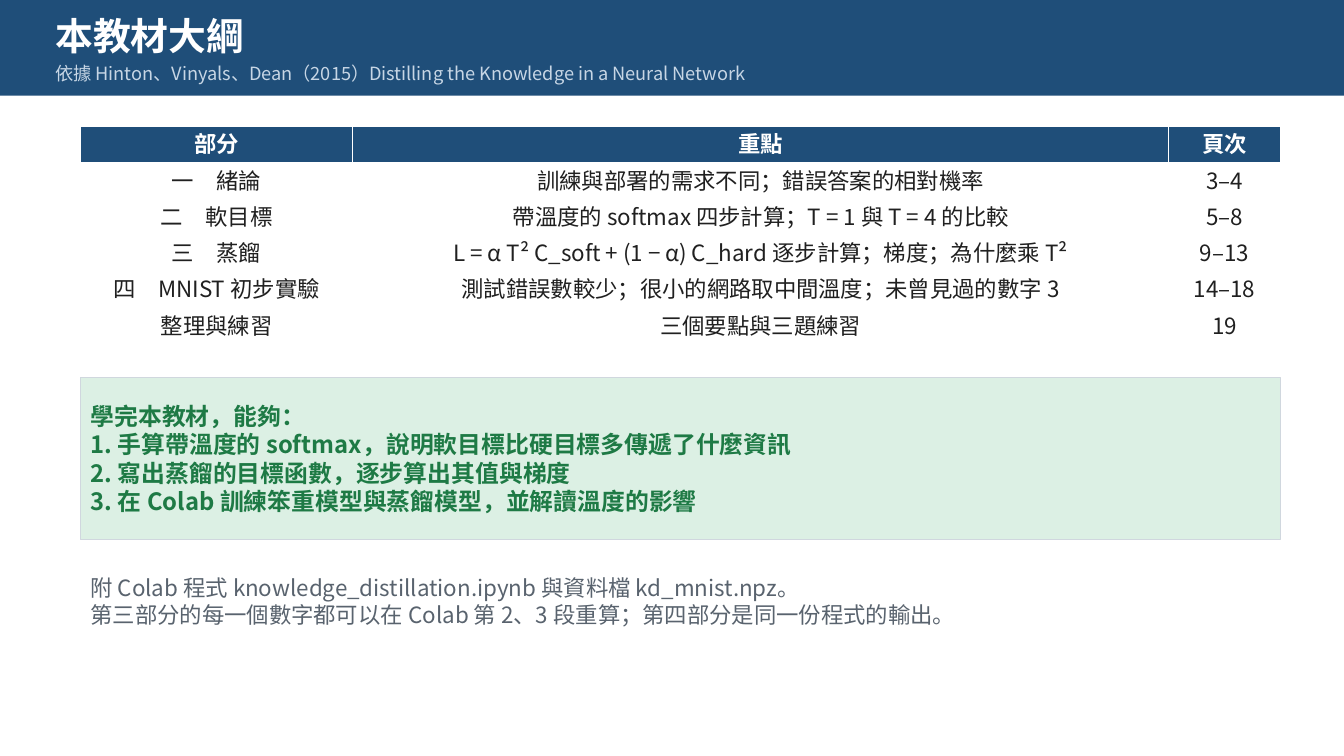
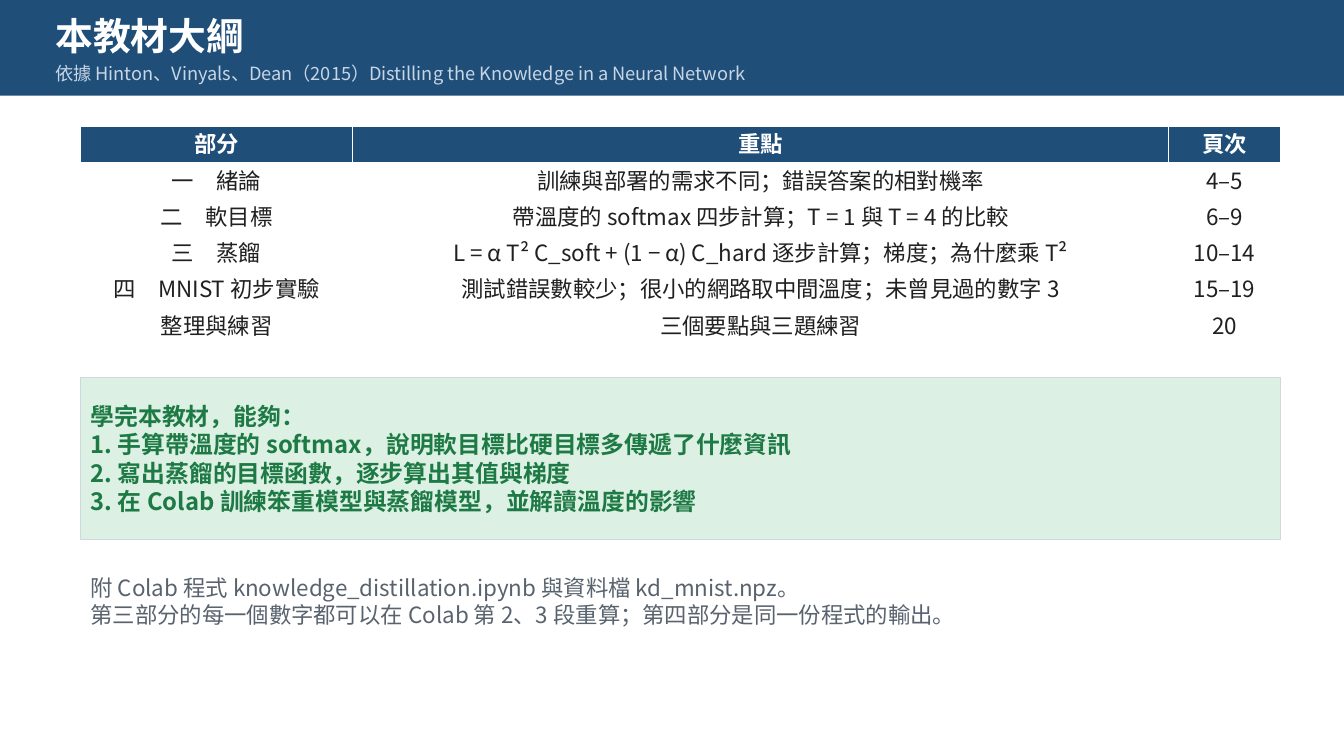
Before and after one commit to pychang-ai/115-1_DLMA, a slide deck: slide 3 of topics/knowledge-distillation/課外主題_知識蒸餾.pptx (slide 2 before the commit). Drawn at 1344x756 pixels with LibreOffice and Linux fonts; fonts in the diff are those of the drawing. Boxes give left, top, right and bottom in pixels: in the first picture for what was removed or moved away, otherwise in the second. Text is boxed around its words. In the diff, an @@ line names an element or a change of style, - is before the commit and + after.

```diff
--- a/topics/knowledge-distillation/課外主題_知識蒸餾.pptx
+++ b/topics/knowledge-distillation/課外主題_知識蒸餾.pptx
@@ table at bbox=[81, 126, 1280, 344] @@
-row 2, column 3: 3–4
+row 2, column 3: 4–5
-row 3, column 3: 5–8
+row 3, column 3: 6–9
-row 4, column 3: 9–13
+row 4, column 3: 10–14
-row 5, column 3: 14–18
+row 5, column 3: 15–19
-row 6, column 3: 19
+row 6, column 3: 20
```
Also in this commit, not shown: 3 other slides changed, 1 slide added, 1 other file.
